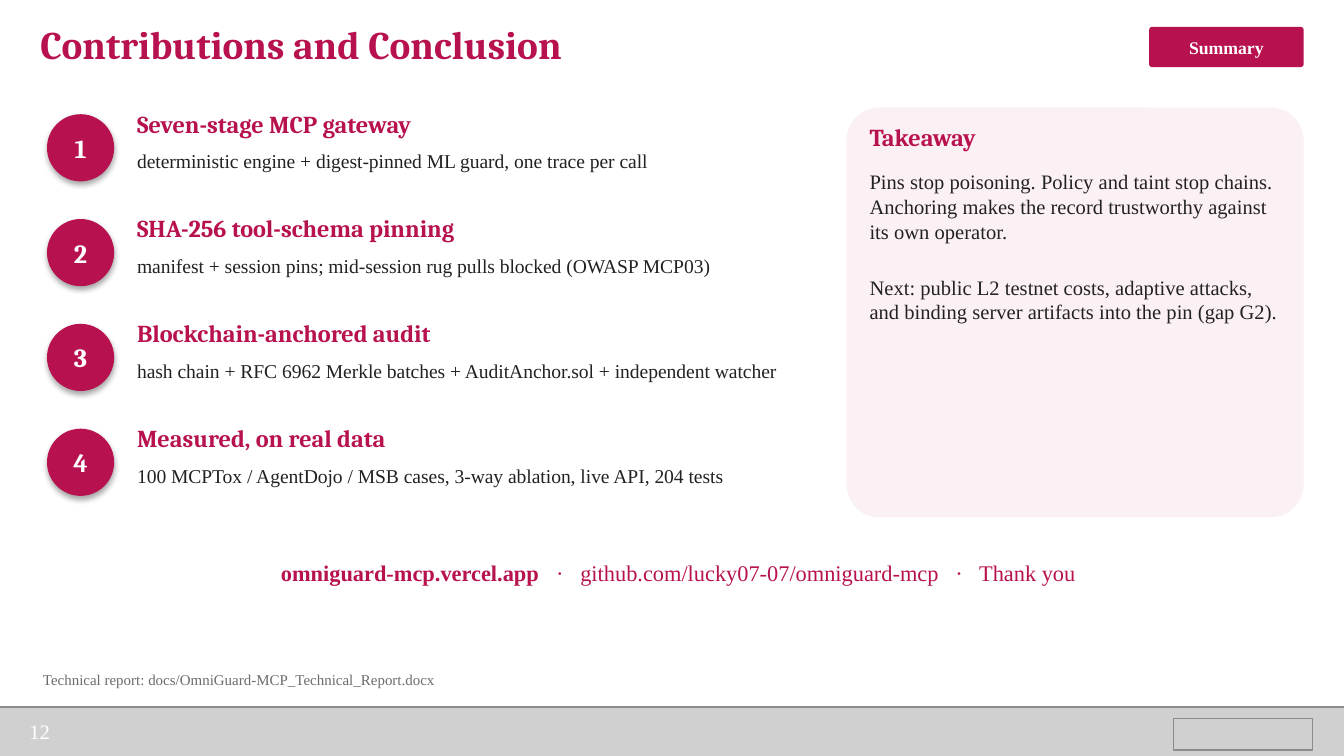
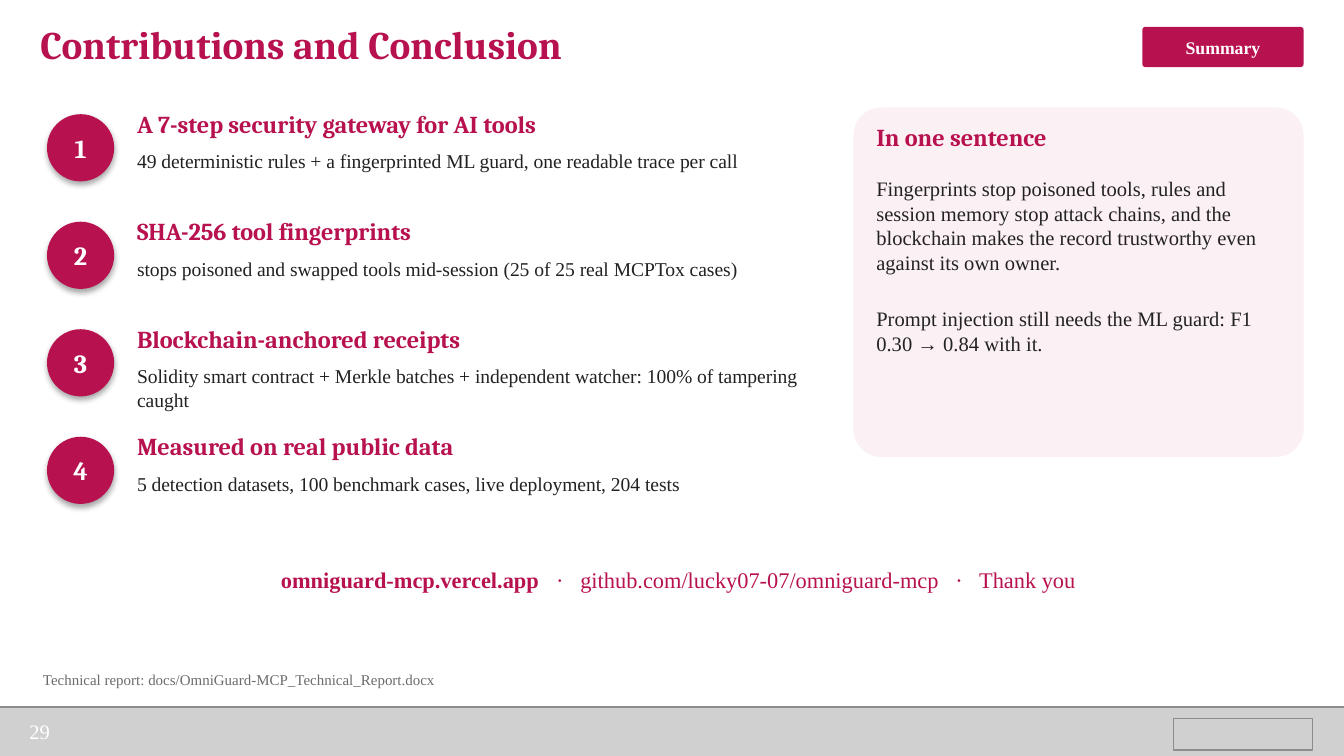
Before and after one commit to lucky07-07/omniguard-mcp, a slide deck: slide 29 of docs/OmniGuard-MCP_Final_Presentation.pptx (slide 12 before the commit). Drawn at 1344x756 pixels with LibreOffice and Linux fonts; fonts in the diff are those of the drawing; grey boxes stand for pictures; background and template pictures are left out. Boxes give left, top, right and bottom in pixels: in the first picture for what was removed or moved away, otherwise in the second. Text is boxed around its words. In the diff, an @@ line names an element or a change of style, - is before the commit and + after.

Commit message:
docs: expand the final deck with plain-language explainers and full metrics
Adds slides on the overall workflow, a worked decision example, deterministic rules,
the AuditAnchor smart contract and Solidity, the datasets used, metric definitions,
per-dataset Accuracy / Precision / Recall / F1 / Macro-F1 / Weighted-F1 / MCC, a
comparison with existing detectors re-run on the same rows, the ablation scored as
classification, and a limitations slide. Charts are native PowerPoint charts.

```diff
--- a/docs/OmniGuard-MCP_Final_Presentation.pptx
+++ b/docs/OmniGuard-MCP_Final_Presentation.pptx
@@ rounded rectangle "Summary": place and size @@
-rounded rectangle "Summary" at <box>1149,27,1304,67</box>
+rounded rectangle "Summary" at <box>1142,27,1304,67</box>
@@ text at <box>137,116,536,139</box>: text changed @@
-Seven-stage MCP gateway
+A 7-step security gateway for AI tools
@@ rounded rectangle: place and size @@
-rounded rectangle at <box>847,108,1304,517</box>
+rounded rectangle at <box>853,108,1304,457</box>
@@ text at <box>876,129,1046,146</box>: text changed @@
-Takeaway
+In one sentence
@@ text at <box>137,154,738,173</box>: text changed @@
-deterministic engine + digest-pinned ML guard, one trace per call
+49 deterministic rules + a fingerprinted ML guard, one readable trace per call
@@ text at <box>876,181,1256,352</box>: text changed @@
-Pins stop poisoning. Policy and taint stop chains. Anchoring makes the record trustworthy against its own operator.
-Next: public L2 testnet costs, adaptive attacks, and binding server artifacts into the pin (gap G2).
+Fingerprints stop poisoned tools, rules and session memory stop attack chains, and the blockchain makes the record trustworthy even against its own owner.
+Prompt injection still needs the ML guard: F1 0.30 → 0.84 with it.
@@ text at <box>137,222,411,246</box>: text changed @@
-SHA-256 tool-schema pinning
+SHA-256 tool fingerprints
@@ text at <box>137,262,738,280</box>: text changed @@
-manifest + session pins; mid-session rug pulls blocked (OWASP MCP03)
+stops poisoned and swapped tools mid-session (25 of 25 real MCPTox cases)
@@ ellipse "3": place and size @@
-ellipse "3" at <box>47,324,114,391</box>
+ellipse "3" at <box>47,329,114,396</box>
@@ text at <box>137,331,460,353</box>: text changed @@
-Blockchain-anchored audit
+Blockchain-anchored receipts
@@ text at <box>137,369,797,412</box>: text changed @@
-hash chain + RFC 6962 Merkle batches + AuditAnchor.sol + independent watcher
+Solidity smart contract + Merkle batches + independent watcher: 100% of tampering caught
@@ ellipse "4": place and size @@
-ellipse "4" at <box>47,429,114,496</box>
+ellipse "4" at <box>47,437,114,504</box>
@@ text at <box>137,438,453,460</box>: text changed @@
-Measured, on real data
+Measured on real public data
@@ text at <box>137,477,680,496</box>: text changed @@
-100 MCPTox / AgentDojo / MSB cases, 3-way ablation, live API, 204 tests
+5 detection datasets, 100 benchmark cases, live deployment, 204 tests
@@ text "omniguard-mcp.vercel.app · github.com/lucky07-07/omniguard-m ...": place and size @@
-text "omniguard-mcp.vercel.app · github.com/lucky07-07/omniguard-m ..." at <box>281,565,1076,586</box>
+text "omniguard-mcp.vercel.app · github.com/lucky07-07/omniguard-m ..." at <box>281,572,1076,593</box>
@@ text at <box>29,726,50,739</box>: text changed @@
-12
+29
```
Also in this commit, not shown: 9 other slides changed, 18 slides added, 1 slide removed, 1 other file.
